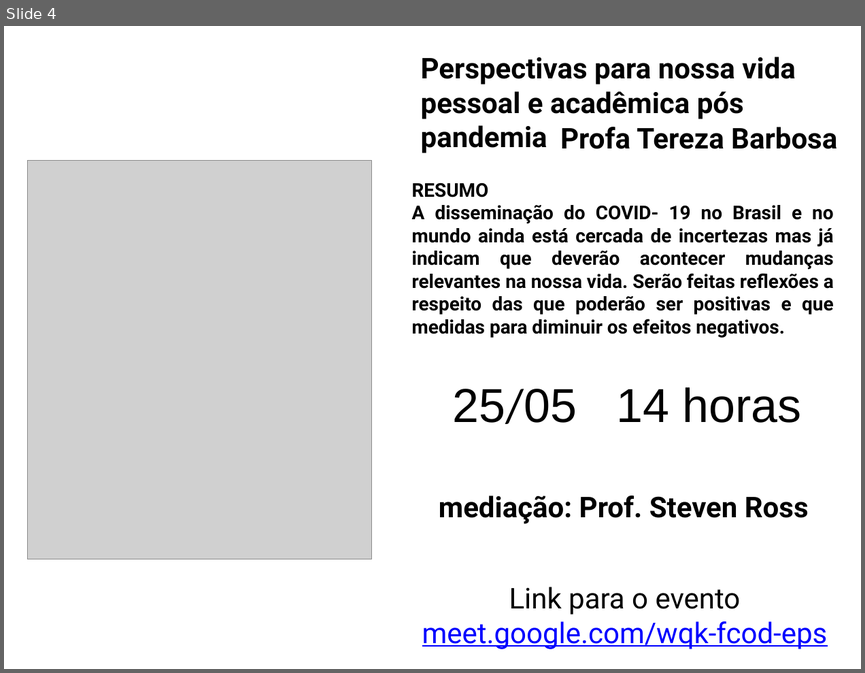
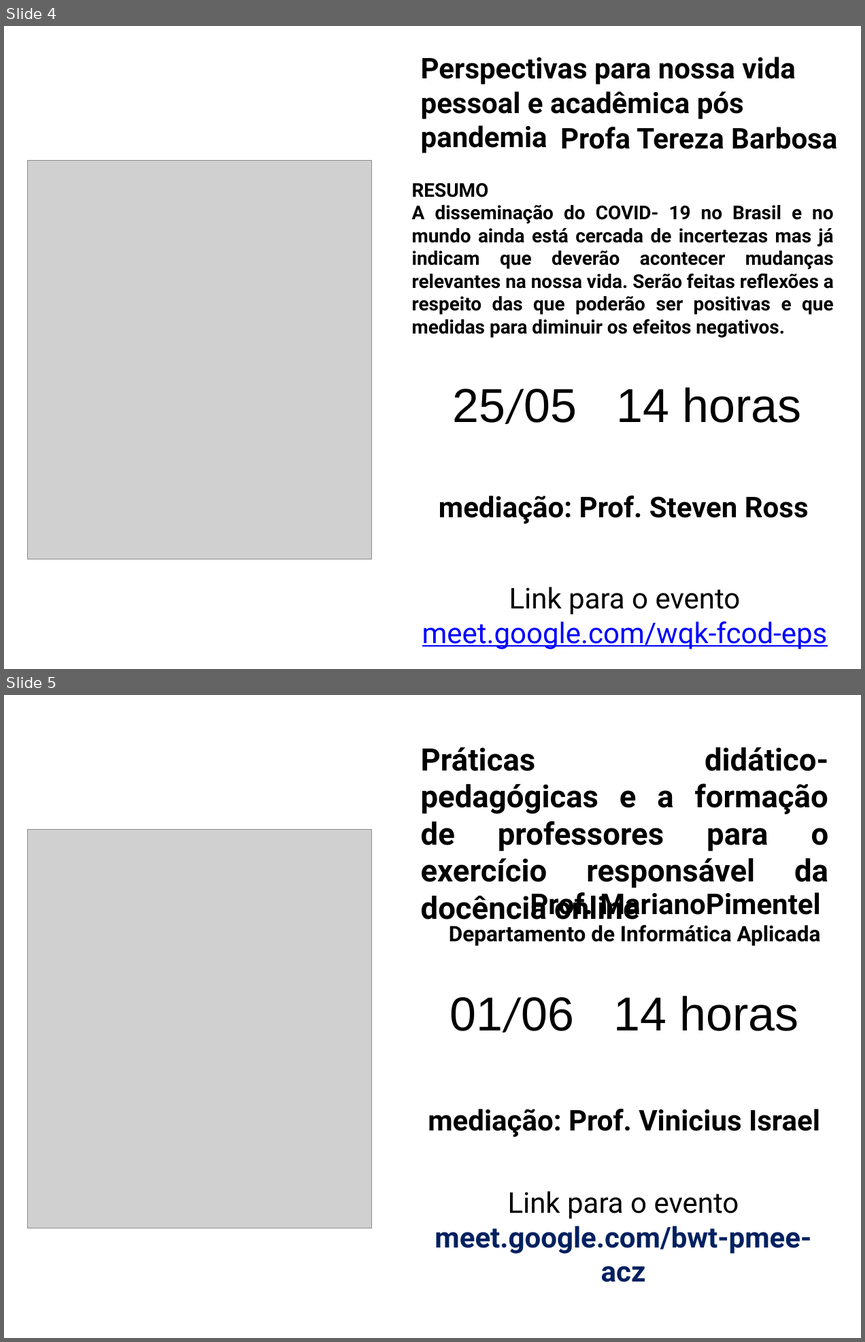
Before and after one commit to DATAUNIRIO/DMQ_Talks, a slide deck: libs/uds/flyer.pptx. Shown one above the other, each under a label of ours: slide 4 before the commit, slides 4 and 5 after it. The pictures are 865x673 and 865x1342 pixels, drawn with LibreOffice and Linux fonts; fonts in the diff are those of the drawing; grey boxes stand for pictures; background and template pictures are left out. Boxes give left, top, right and bottom in pixels: in the first picture for what was removed or moved away, otherwise in the second. Text is boxed around its words. In the diff, an @@ line names an element or a change of style, - is before the commit and + after.

```diff
--- a/libs/uds/flyer.pptx
+++ b/libs/uds/flyer.pptx
@@ slide 5 added at (x1=4, y1=695, x2=861, y2=1338), background picture (left out) @@
@@ group added at (x1=28, y1=735, x2=843, y2=1282): 5 texts, 1 picture, 1 rectangle @@
+01/06 14 horas
+Práticas didático-pedagógicas e a formação de professores para o exercício responsável da docência online
+Prof. MarianoPimentel
+Departamento de Informática Aplicada
+mediação: Prof. Vinicius Israel
+Link para o evento
+meet.google.com/bwt-pmee-acz
```
Also in this commit, not shown: 2 other files.
